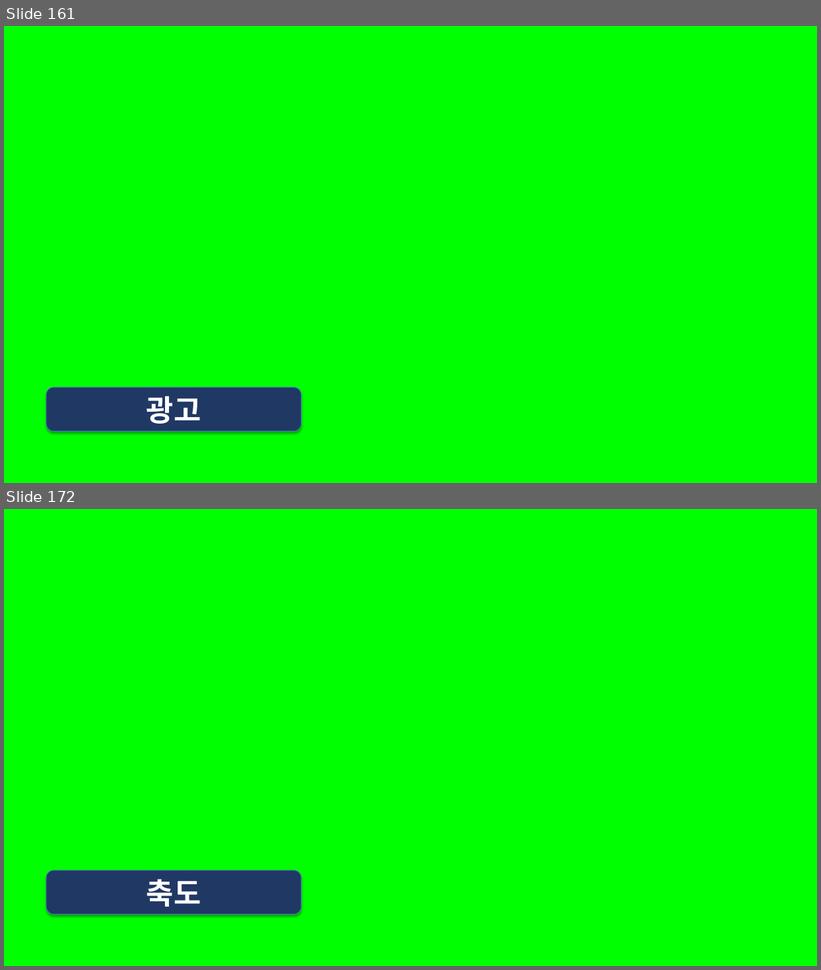
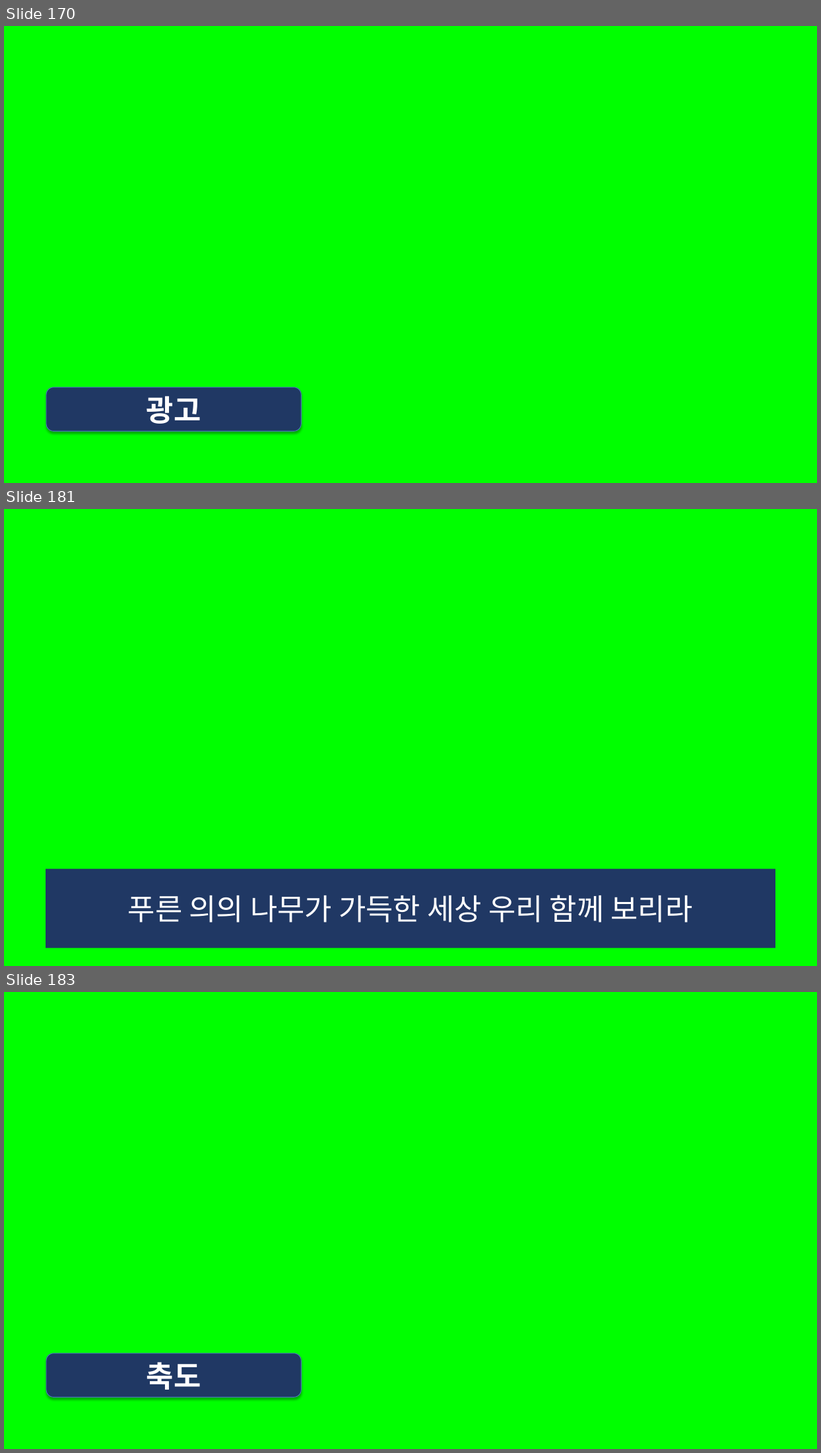
Before and after one commit to whizsavvy/evergreen_church, a slide deck: 2026-02-21_늘푸른교회_.pptx. Shown one above the other, each under a label of ours: slides 161 and 172 before the commit, slides 170, 181 and 183 after it; the slides between them are not shown. The pictures are 821x970 and 821x1453 pixels, drawn with LibreOffice and Linux fonts; fonts in the diff are those of the drawing. Boxes give left, top, right and bottom in pixels: in the first picture for what was removed or moved away, otherwise in the second. Text is boxed around its words. In the diff, an @@ line names an element or a change of style, - is before the commit and + after.

```diff
--- a/2026-02-21_늘푸른교회_.pptx
+++ b/2026-02-21_늘푸른교회_.pptx
@@ slide 181 added at (4, 509, 817, 966), background #00FF00 @@
@@ rectangle added at (46, 869, 776, 949), fill #203864, 35 pt, text #FFFFFF @@
+푸른 의의 나무가 가득한 세상 우리 함께 보리라
@@ what was slide 161 is now slide 170 @@
@@ what was slide 172 is now slide 183 @@
```
Also in this commit, not shown: 10 other slides added.
